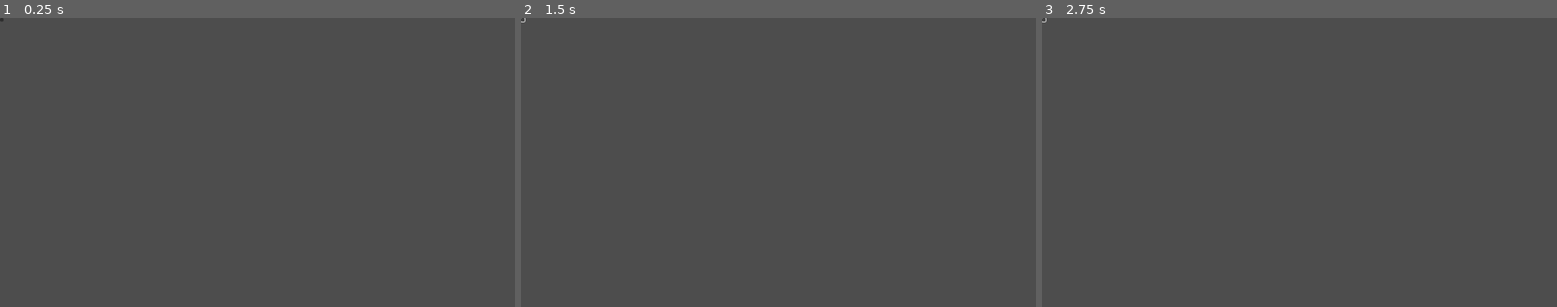
Above: before the commit, frames 1-3 (left to right).
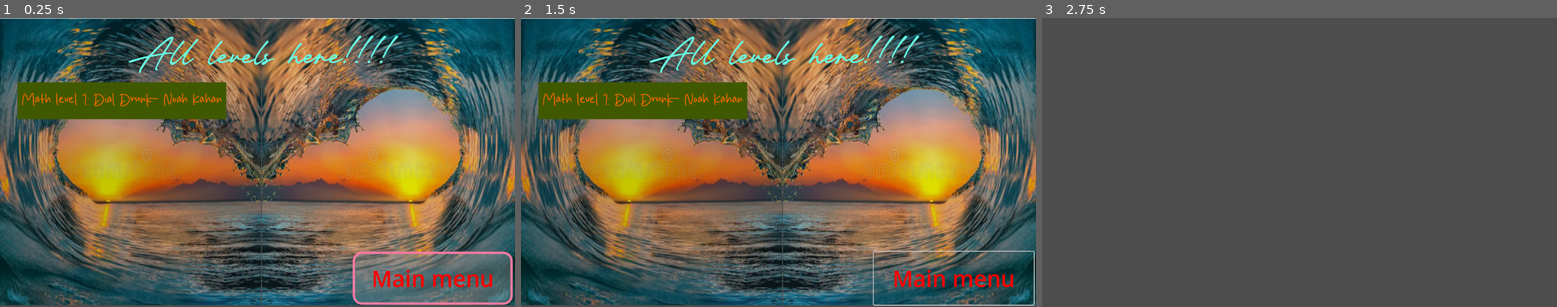
Above: after the commit, the same moments.

Repository: Miguella297/clowny-math-fih
Game: Godot game, scene res://all levels.tscn
The game is run twice, just before and just after one commit, with the same random seed, the same clock (stepped at 60 frames per second) and the same inputs. This scene is started directly instead of the project's main scene.
Inputs (mouse positions are in pixels of both pictures, inside the frame that each line leads up to; where the layout moved, square brackets give the same spot in the first picture):
- Up to frame 1 (0.25 s): no input
- Up to frame 2 (1.5 s): click (521, 20) at 0.52 s; click (953, 278) [521, 20] at 1.25 s
- Up to frame 3 (2.75 s): click (1165, 101) [1042, 20] at 2 s

The runs differ from the first frame. In frame 1, 84% of the frame differs, in the area x 0-100%, y 0-100%; in frame 2, 84%; in frame 3, less than 0.1%.

Commit message:
working on the "how to play" and "all levels page".
Skibidi

Diff:
--- a/all levels.tscn
+++ b/all levels.tscn
@@ -1,20 +1,105 @@
-[gd_scene format=3 uid="uid://coaoiecle8u1p"]
+[gd_scene load_steps=9 format=3 uid="uid://coaoiecle8u1p"]
+
+[ext_resource type="Texture2D" uid="uid://cdkgow88bfqpm" path="res://wave1.png" id="1_jri8r"]
+[ext_resource type="Script" uid="uid://b0krnhcun55w8" path="res://all_levels.gd" id="1_xtqa4"]
+[ext_resource type="FontFile" uid="uid://d11gv0vnt3tqw" path="res://Valen Valentine Script.otf" id="2_vxump"]
+[ext_resource type="FontFile" uid="uid://dhjx7eiulc476" path="res://Casual Sunday.otf" id="3_vxump"]
+
+[sub_resource type="StyleBoxFlat" id="StyleBoxFlat_xtqa4"]
+bg_color = Color(0.192278, 0.247935, 0.0391988, 1)
+
+[sub_resource type="StyleBoxFlat" id="StyleBoxFlat_jsvob"]
+bg_color = Color(0.252184, 0.34969, 4.81308e-08, 1)
+
+[sub_resource type="StyleBoxFlat" id="StyleBoxFlat_51qws"]
+bg_color = Color(0.6, 0.6, 0.6, 0)
+
+[sub_resource type="StyleBoxFlat" id="StyleBoxFlat_7u02d"]
+bg_color = Color(0.6, 0.6, 0.6, 0.396078)
+border_width_left = 5
+border_width_top = 5
+border_width_right = 5
+border_width_bottom = 5
+border_color = Color(0.978746, 0.478075, 0.638692, 1)
+corner_radius_top_left = 20
+corner_radius_top_right = 20
+corner_radius_bottom_right = 20
+corner_radius_bottom_left = 20
 
 [node name="Node2D" type="Node2D"]
+script = ExtResource("1_xtqa4")
 
 [node name="TextureRect" type="TextureRect" parent="."]
+modulate = Color(0.775063, 0.775063, 0.775063, 1)
 offset_right = 584.0
 offset_bottom = 644.0
+texture = ExtResource("1_jri8r")
 
 [node name="TextureRect2" type="TextureRect" parent="."]
+modulate = Color(0.864675, 0.864675, 0.864675, 1)
 offset_left = 586.0
 offset_right = 1154.0
 offset_bottom = 644.0
+texture = ExtResource("1_jri8r")
+flip_h = true
 
 [node name="Label" type="Label" parent="."]
-offset_right = 159.0
-offset_bottom = 53.0
+offset_left = 300.0
+offset_top = 18.0
+offset_right = 875.0
+offset_bottom = 135.0
+theme_override_colors/font_color = Color(0.406091, 1, 0.898951, 1)
+theme_override_fonts/font = ExtResource("2_vxump")
+theme_override_font_sizes/font_size = 100
+text = "All levels here!!!!"
 
 [node name="Button" type="Button" parent="."]
-offset_right = 8.0
-offset_bottom = 8.0
+offset_left = 39.0
+offset_top = 144.0
+offset_right = 506.0
+offset_bottom = 227.0
+theme_override_colors/font_disabled_color = Color(1, 0.407843, 0.14902, 1)
+theme_override_colors/font_hover_pressed_color = Color(1, 0.396078, 0.152941, 1)
+theme_override_colors/font_hover_color = Color(1, 0.494118, 0.117647, 1)
+theme_override_colors/icon_disabled_color = Color(1, 0.435294, 0.105882, 1)
+theme_override_colors/icon_hover_pressed_color = Color(1, 0.45098, 0.0705882, 1)
+theme_override_colors/icon_hover_color = Color(1, 0.52549, 0.0588235, 1)
+theme_override_colors/icon_pressed_color = Color(0.917647, 0.4, 0, 1)
+theme_override_colors/icon_focus_color = Color(0.917647, 0.435294, 0, 1)
+theme_override_colors/icon_normal_color = Color(0.898039, 0.419608, 0, 1)
+theme_override_colors/font_outline_color = Color(0.890196, 0.419608, 0, 1)
+theme_override_colors/font_color = Color(0.959158, 0.420707, 0, 1)
+theme_override_colors/font_focus_color = Color(0.952941, 0.47451, 0, 1)
+theme_override_colors/font_pressed_color = Color(0.854902, 0.4, 0, 1)
+theme_override_fonts/font = ExtResource("3_vxump")
+theme_override_font_sizes/font_size = 40
+theme_override_styles/hover = SubResource("StyleBoxFlat_xtqa4")
+theme_override_styles/normal = SubResource("StyleBoxFlat_jsvob")
+text = "Math level 1: Dial Drunk- Noah Kahan"
+
+[node name="Button" type="Button" parent="Button"]
+layout_mode = 0
+offset_left = 750.0
+offset_top = 380.0
+offset_right = 1108.0
+offset_bottom = 499.0
+theme_override_colors/font_disabled_color = Color(1, 0, 0, 1)
+theme_override_colors/font_hover_pressed_color = Color(1, 0, 0, 1)
+theme_override_colors/font_hover_color = Color(1, 0, 0, 1)
+theme_override_colors/icon_disabled_color = Color(1, 0, 0, 1)
+theme_override_colors/icon_hover_pressed_color = Color(1, 0, 0, 1)
+theme_override_colors/icon_hover_color = Color(1, 0, 0, 1)
+theme_override_colors/icon_pressed_color = Color(1, 0, 0, 1)
+theme_override_colors/icon_focus_color = Color(1, 0, 0, 1)
+theme_override_colors/icon_normal_color = Color(0.968627, 0, 0, 1)
+theme_override_colors/font_outline_color = Color(1, 0, 0, 1)
+theme_override_colors/font_color = Color(1, 0, 0, 1)
+theme_override_colors/font_focus_color = Color(1, 0, 0, 1)
+theme_override_colors/font_pressed_color = Color(1, 0, 0, 1)
+theme_override_font_sizes/font_size = 50
+theme_override_styles/hover = SubResource("StyleBoxFlat_51qws")
+theme_override_styles/normal = SubResource("StyleBoxFlat_7u02d")
+text = "Main menu
+"
+
+[connection signal="pressed" from="Button" to="." method="_on_button_pressed"]
--- /dev/null
+++ b/all_levels.gd
@@ -0,0 +1,4 @@
+extends Node2D
+
+func _on_button_pressed() -> void:
+	get_tree().change_scene_to_file("level1.tscn")
--- a/how.tscn
+++ b/how.tscn
@@ -1,3 +1,32 @@
-[gd_scene format=3 uid="uid://duncq6tqmyja5"]
+[gd_scene load_steps=3 format=3 uid="uid://duncq6tqmyja5"]
+
+[ext_resource type="Texture2D" uid="uid://6ltvy2a3xv5j" path="res://ocean 2.png" id="1_iaxyd"]
+
+[sub_resource type="StyleBoxTexture" id="StyleBoxTexture_4f0c7"]
+texture = ExtResource("1_iaxyd")
+modulate_color = Color(0, 0.794554, 0.796301, 1)
 
 [node name="Node2D" type="Node2D"]
+
+[node name="Panel" type="Panel" parent="."]
+offset_right = 584.0
+offset_bottom = 326.0
+theme_override_styles/panel = SubResource("StyleBoxTexture_4f0c7")
+
+[node name="Panel2" type="Panel" parent="."]
+offset_left = -1.0
+offset_top = 326.0
+offset_right = 585.0
+offset_bottom = 648.0
+
+[node name="Panel3" type="Panel" parent="."]
+offset_left = 584.0
+offset_top = 1.0
+offset_right = 1152.0
+offset_bottom = 326.0
+
+[node name="Panel4" type="Panel" parent="."]
+offset_left = 585.0
+offset_top = 326.0
+offset_right = 1154.0
+offset_bottom = 649.0
Binary file added: Casual Sunday.otf
Not shown, added: Casual Sunday.otf.import
Binary file added: Valen Valentine Script.otf
Not shown, added: Valen Valentine Script.otf.import
Not shown, added: all_levels.gd.uid
Binary file added: ocean 2.png
Not shown, added: ocean 2.png.import
Binary file added: wave1.png
Not shown, added: wave1.png.import
